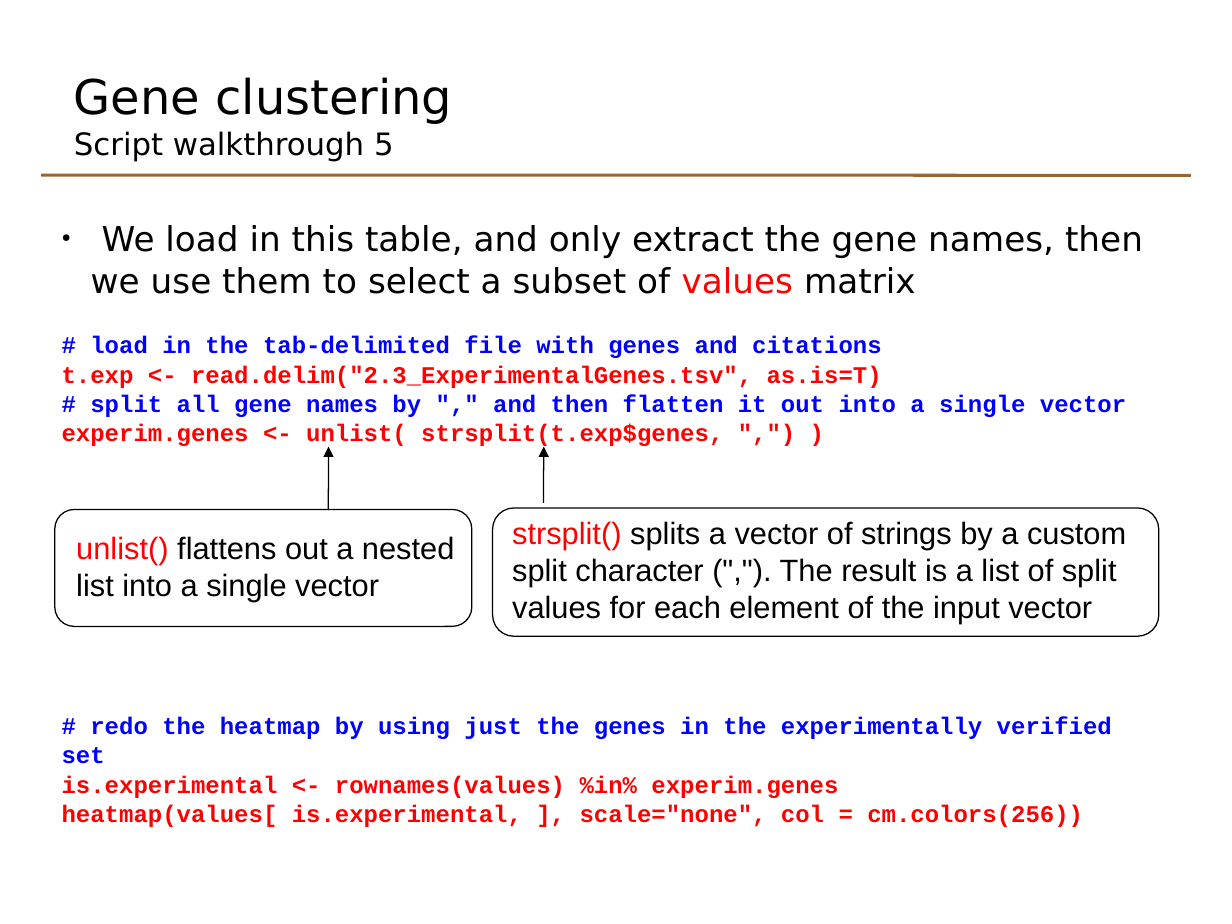
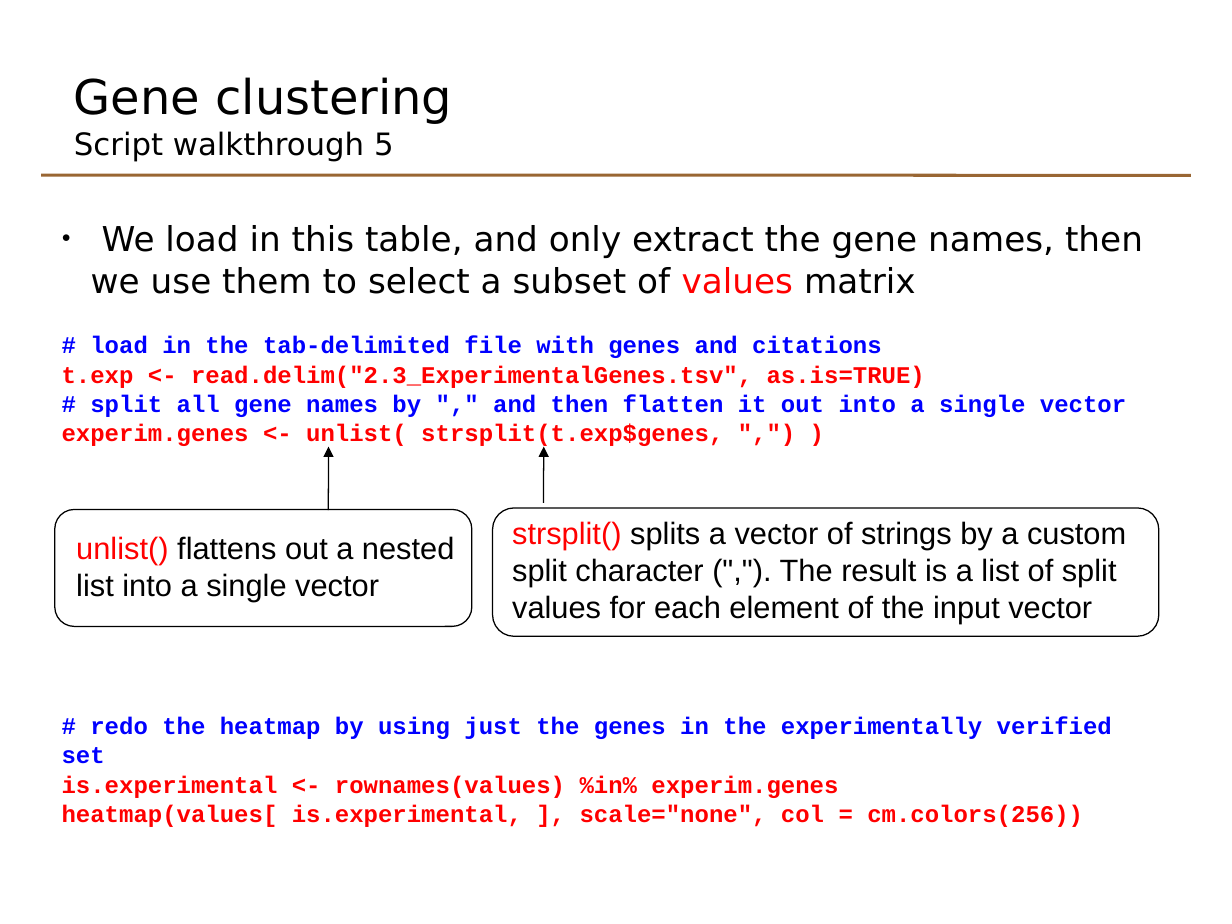
Before and after one commit to johnomics/basicr, a slide deck: slide 43 of Basic_R_Day_2_slides.odp (slide 52 before the commit). Drawn at 1232x924 pixels with LibreOffice and Linux fonts; fonts in the diff are those of the drawing. Boxes give left, top, right and bottom in pixels: in the first picture for what was removed or moved away, otherwise in the second. Text is boxed around its words. In the diff, an @@ line names an element or a change of style, - is before the commit and + after.

```diff
--- a/Basic_R_Day_2_slides.odp
+++ b/Basic_R_Day_2_slides.odp
@@ text at <box>62,365,925,388</box>: text changed @@
-t.exp <- read.delim("2.3_ExperimentalGenes.tsv", as.is=T)
+t.exp <- read.delim("2.3_ExperimentalGenes.tsv", as.is=TRUE)
```
Also in this commit, not shown: 22 other slides changed, 1 slide added, 11 slides removed, 15 other files.
